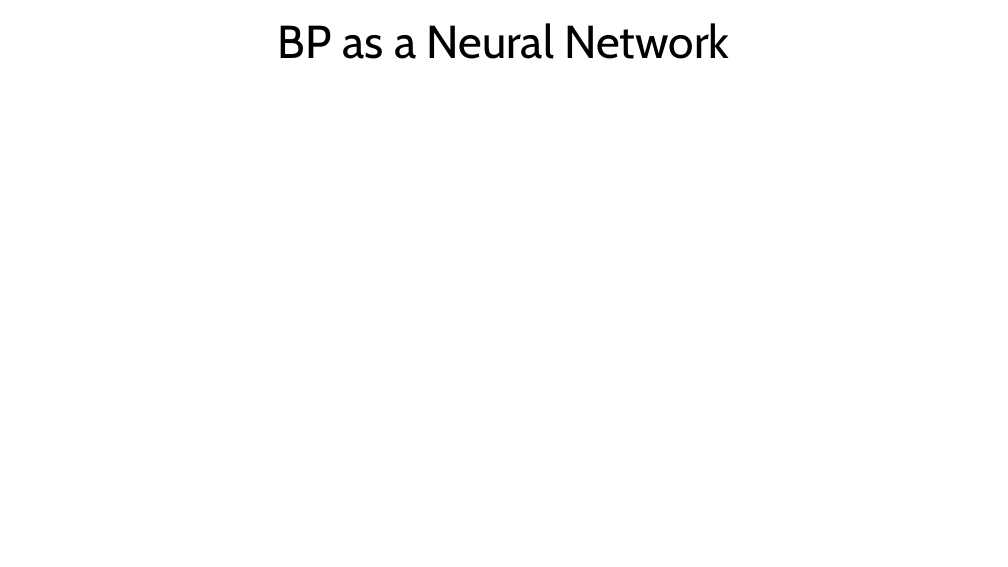
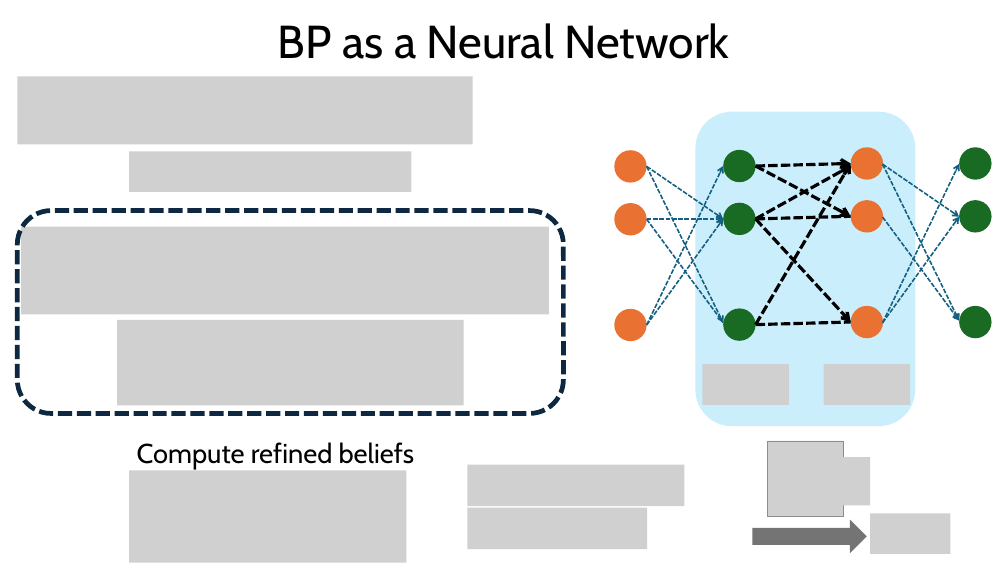
Before and after one commit to paviudes/CorrelatedBPDecoderWithCER, a slide deck: slide 19 of pres/aps_talk.pptx (slide 10 before the commit). Drawn at 1008x567 pixels with LibreOffice and Linux fonts; fonts in the diff are those of the drawing; grey boxes stand for pictures. Boxes give left, top, right and bottom in pixels: in the first picture for what was removed or moved away, otherwise in the second. Text is boxed around its words. In the diff, an @@ line names an element or a change of style, - is before the commit and + after.

```diff
--- a/pres/aps_talk.pptx
+++ b/pres/aps_talk.pptx
@@ picture added at [17, 76, 473, 144] @@
@@ picture added at [129, 151, 411, 192] @@
@@ rounded rectangle added at [17, 211, 563, 414], outline #0E2841 4.5 pt dashed @@
@@ picture added at [21, 227, 549, 315] @@
@@ picture added at [117, 320, 464, 405] @@
@@ text added at [137, 442, 415, 469], 26 pt, text #000000 @@
+Compute refined beliefs
@@ picture added at [129, 470, 407, 563] @@
@@ picture added at [467, 465, 684, 507] @@
@@ picture added at [467, 508, 647, 550] @@
@@ group added at [615, 112, 992, 554]: 15 arrows, 12 ellipses, 5 pictures, 3 lines, 1 rounded rectangle, 1 right arrow @@
```
Also in this commit, not shown: 5 other slides changed, 21 slides added, 2 slides removed, 13 other files.
